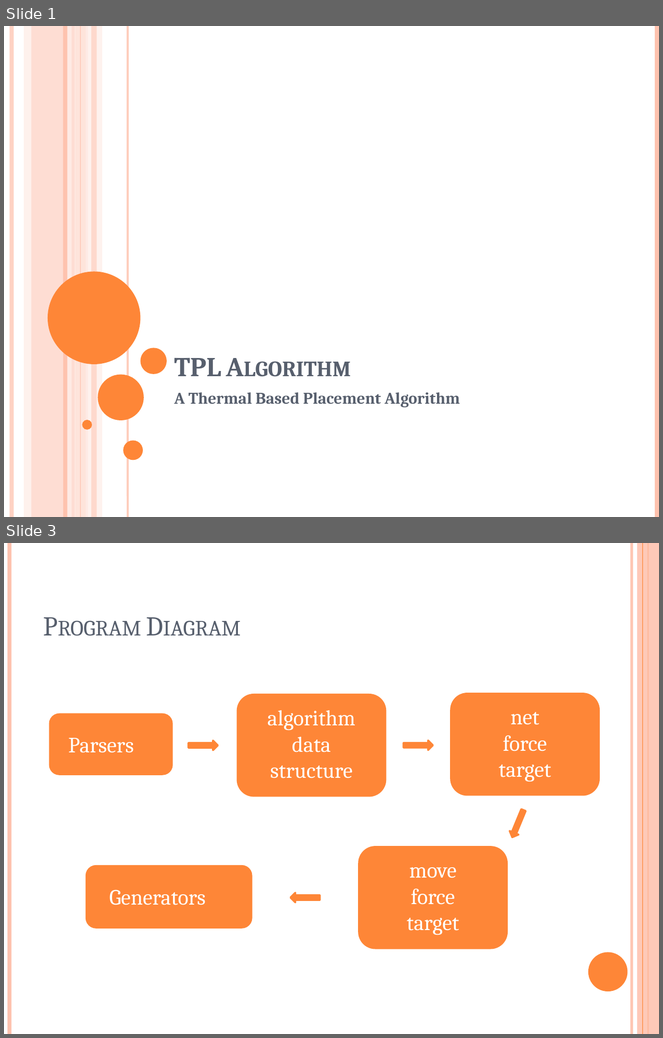
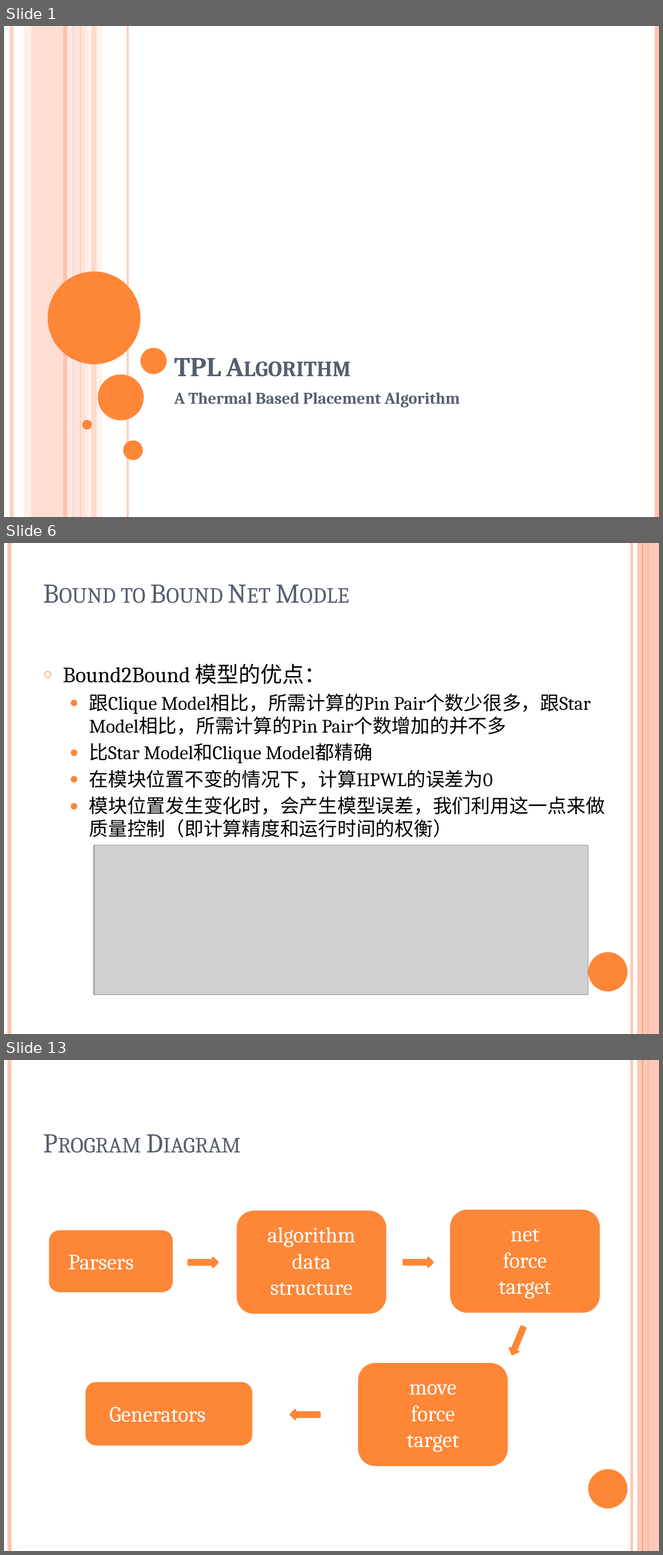
Before and after one commit to marcusgao94/TPL, a slide deck: doc/TPL.pptx. Shown one above the other, each under a label of ours: slides 1 and 3 before the commit, slides 1, 6 and 13 after it; the slides between them are not shown. The pictures are 663x1038 and 663x1555 pixels, drawn with LibreOffice and Linux fonts; fonts in the diff are those of the drawing; grey boxes stand for pictures. Boxes give left, top, right and bottom in pixels: in the first picture for what was removed or moved away, otherwise in the second. Text is boxed around its words. In the diff, an @@ line names an element or a change of style, - is before the commit and + after.

```diff
--- a/doc/TPL.pptx
+++ b/doc/TPL.pptx
@@ slide 6 added at (4,543,659,1034), background #FFFFFF; not listed: 6 template elements that a slide beside it also shows @@
@@ title added at (120,588,145,603), 30 pt, text #575F6D, small capitals @@
+Bound to Bound Net Modle
@@ text added at (63,664,605,838), 21 pt, text #000000 @@
+○ Bound2Bound 模型的优点：
+  ● 跟Clique Model相比，所需计算的Pin Pair个数少很多，跟Star Model相比，所需计算的Pin Pair个数增加的并不多
+  ● 比Star Model和Clique Model都精确
+  ● 在模块位置不变的情况下，计算HPWL的误差为0
+  ● 模块位置发生变化时，会产生模型误差，我们利用这一点来做质量控制（即计算精度和运行时间的权衡）
@@ picture added at (94,846,588,995) @@
@@ what was slide 3 is now slide 13 @@
```
Also in this commit, not shown: 1 slide changed, 10 other slides added, 10 slides removed.
